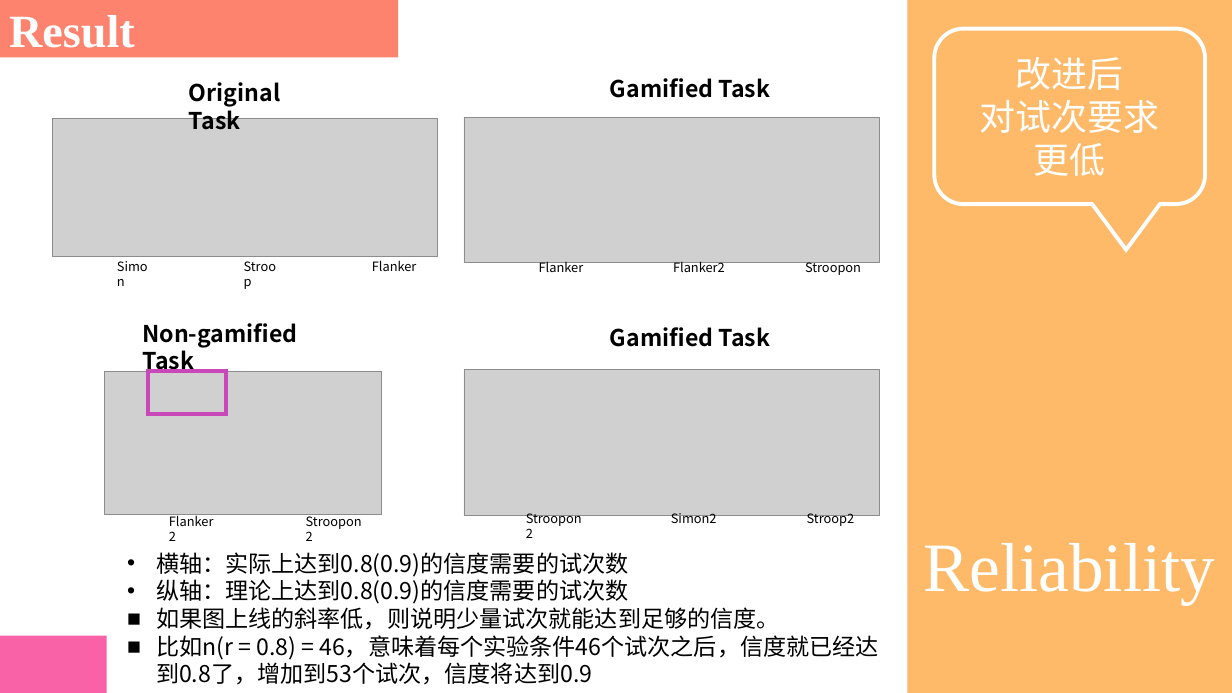
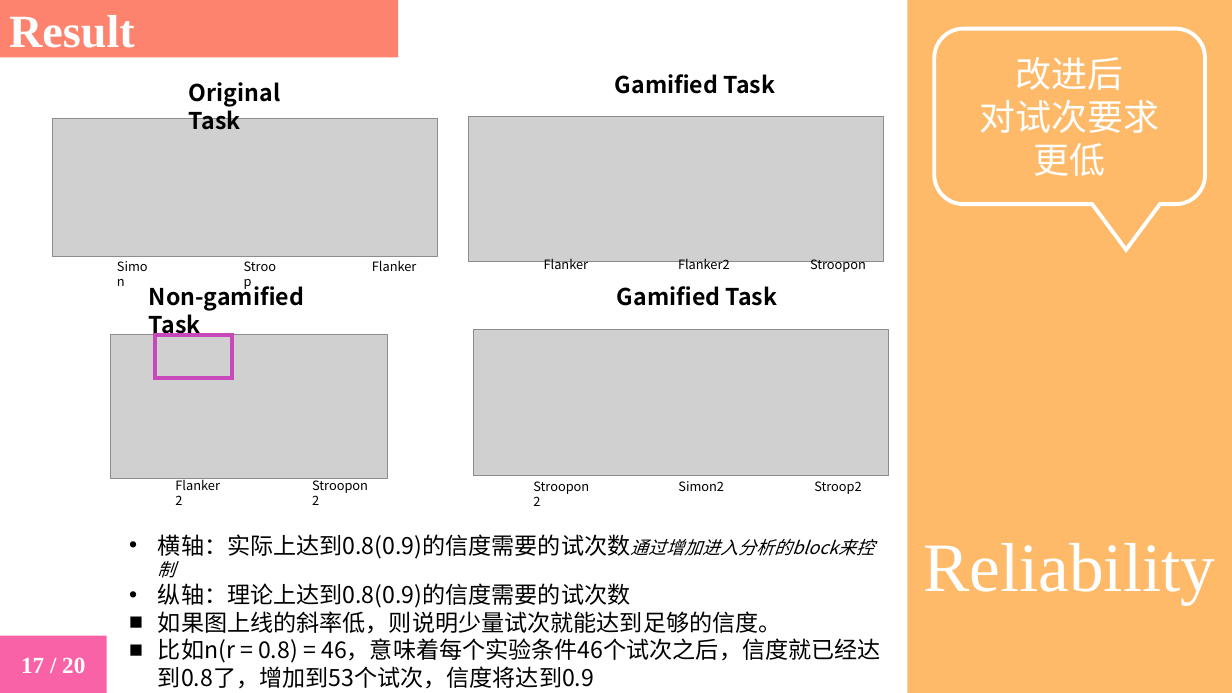
Before and after one commit to yuki-961004/Presentation, a slide deck: slide 17 of 230525_Reliability/2023_Nature_Kucina.pptx (slide 15 before the commit). Drawn at 1232x693 pixels with LibreOffice and Linux fonts; fonts in the diff are those of the drawing; grey boxes stand for pictures. Boxes give left, top, right and bottom in pixels: in the first picture for what was removed or moved away, otherwise in the second. Text is boxed around its words. In the diff, an @@ line names an element or a change of style, - is before the commit and + after.

```diff
--- a/230525_Reliability/2023_Nature_Kucina.pptx
+++ b/230525_Reliability/2023_Nature_Kucina.pptx
@@ text "Gamified Task" moved from (x1=610, y1=78, x2=771, y2=98) to (x1=615, y1=74, x2=775, y2=94) @@
@@ picture moved from (x1=464, y1=117, x2=879, y2=263) to (x1=469, y1=116, x2=884, y2=262) @@
@@ 3 texts moved together from (x1=539, y1=259, x2=861, y2=275) to (x1=544, y1=259, x2=866, y2=273) @@
@@ text "Gamified Task" moved from (x1=610, y1=327, x2=771, y2=347) to (x1=617, y1=286, x2=778, y2=306) @@
@@ 3 texts, 1 picture, 1 rectangle moved together from (x1=104, y1=323, x2=382, y2=534) to (x1=111, y1=282, x2=388, y2=498) @@
@@ picture moved from (x1=464, y1=370, x2=879, y2=516) to (x1=474, y1=330, x2=889, y2=476) @@
@@ 3 texts moved together from (x1=517, y1=506, x2=854, y2=531) to (x1=524, y1=474, x2=861, y2=499) @@
@@ text "横轴：实际上达到0.8(0.9)的信度需要的试次数通过增加进入分析的block来控制" moved from (x1=156, y1=552, x2=878, y2=685) to (x1=158, y1=534, x2=880, y2=689) @@
@@ text at (x1=158, y1=534, x2=874, y2=559): text changed @@
-• 横轴：实际上达到0.8(0.9)的信度需要的试次数
+• 横轴：实际上达到0.8(0.9)的信度需要的试次数通过增加进入分析的block来控制
@@ text in rectangle at (x1=21, y1=657, x2=85, y2=673): text added @@
+17 / 20
```
Also in this commit, not shown: 14 other slides changed, 5 slides added.
